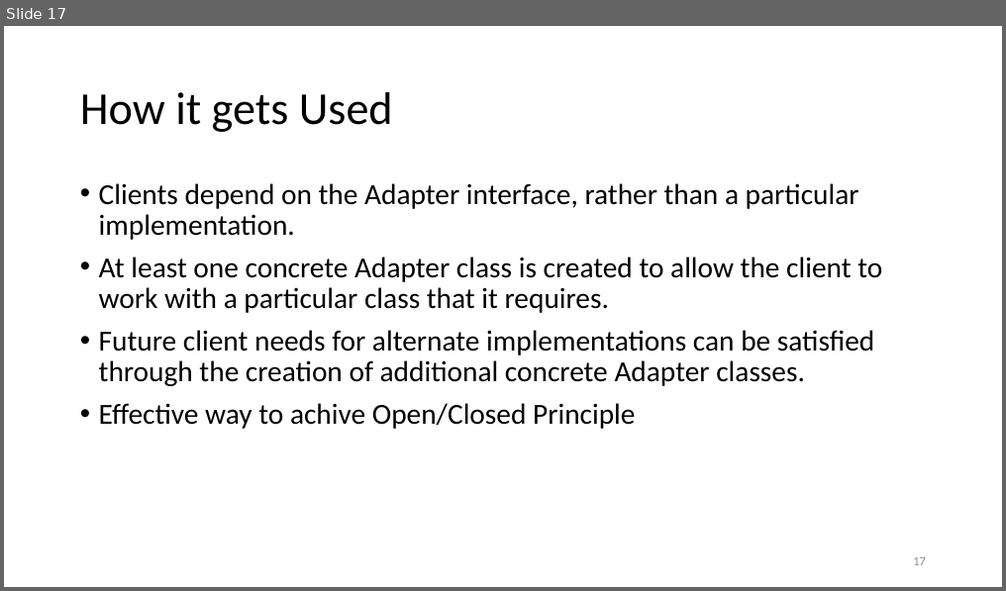
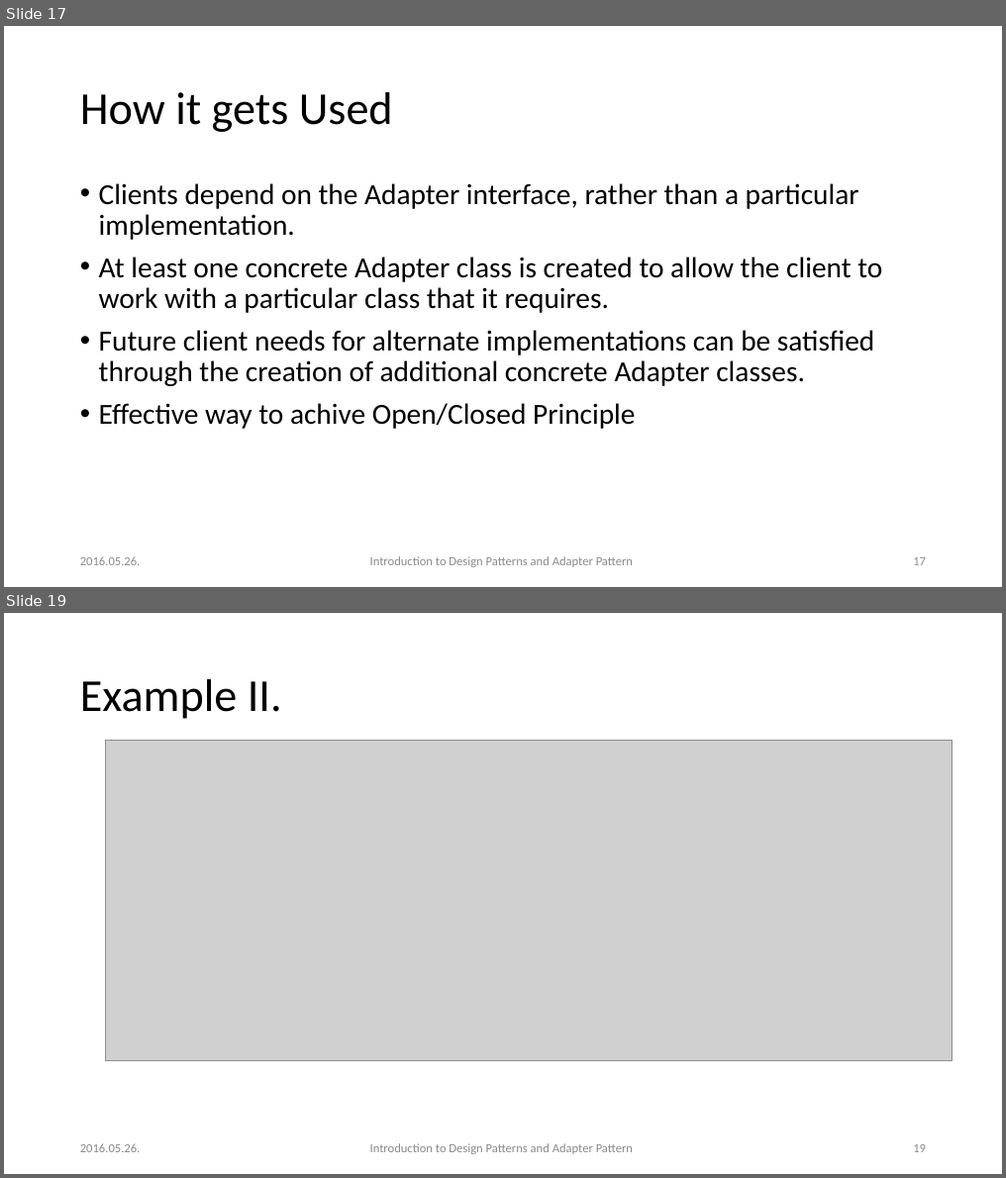
Before and after one commit to esziger/design_patterns, a slide deck: DP01_Into_And_Adapter_Pattern.pptx. Shown one above the other, each under a label of ours: slide 17 before the commit, slides 17 and 19 after it; the slides between them are not shown. The pictures are 1006x591 and 1006x1178 pixels, drawn with LibreOffice and Linux fonts; fonts in the diff are those of the drawing; grey boxes stand for pictures. Boxes give left, top, right and bottom in pixels: in the first picture for what was removed or moved away, otherwise in the second. Text is boxed around its words. In the diff, an @@ line names an element or a change of style, - is before the commit and + after.

```diff
--- a/DP01_Into_And_Adapter_Pattern.pptx
+++ b/DP01_Into_And_Adapter_Pattern.pptx
@@ slide 19 added at [4, 613, 1002, 1174], background #FFFFFF @@
@@ title added at [80, 679, 282, 719], 44 pt, text #000000 @@
+Example II.
@@ picture added at [106, 741, 952, 1061] @@
@@ text added at [80, 1144, 141, 1153], 12 pt, text #8C8C8C @@
+2016.05.26.
@@ text added at [370, 1144, 633, 1155], 12 pt, text #8C8C8C @@
+Introduction to Design Patterns and Adapter Pattern
@@ page number added at [913, 1145, 926, 1153], 12 pt, text #8C8C8C @@
+19
@@ slide 17 changed as well @@
@@ text added at [80, 557, 141, 566], 12 pt, text #8C8C8C @@
+2016.05.26.
@@ text added at [370, 557, 633, 568], 12 pt, text #8C8C8C @@
+Introduction to Design Patterns and Adapter Pattern
```
Also in this commit, not shown: 25 other slides changed, 4 other slides added, 2 slides removed.
